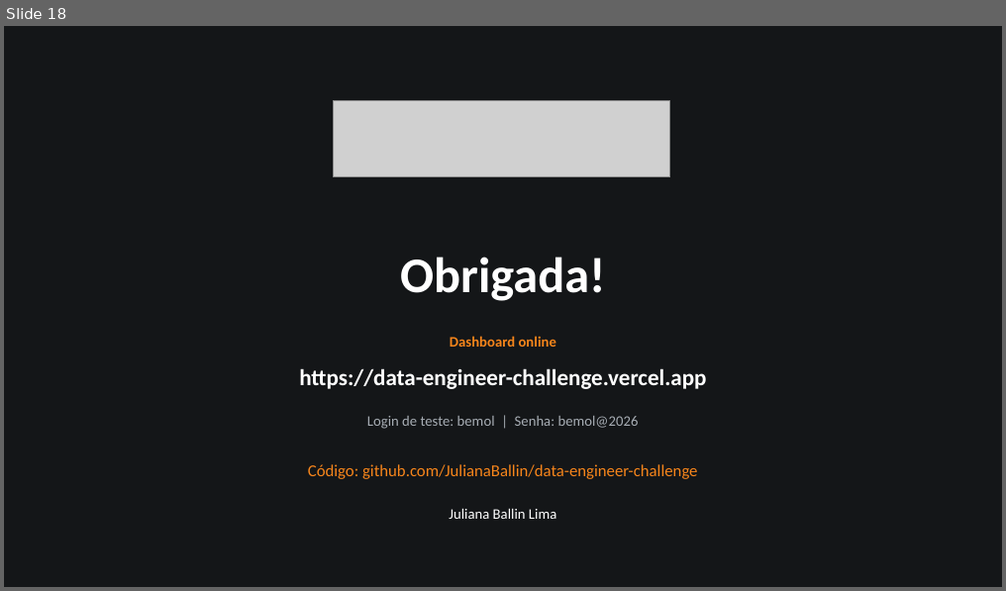
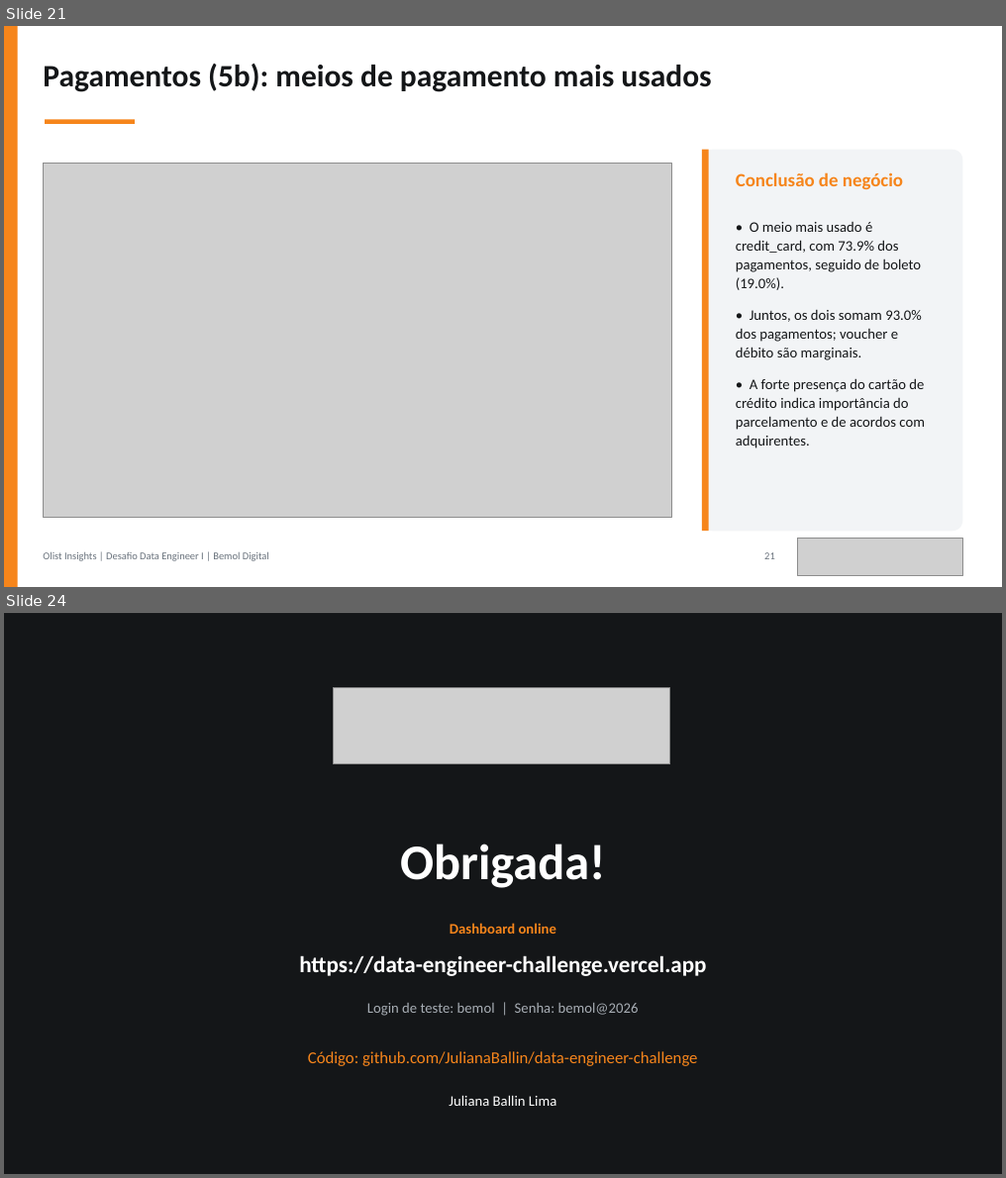
Before and after one commit to JulianaBallin/data-engineer-challenge, a slide deck: docs/apresentacao/apresentacao-olist.pptx. Shown one above the other, each under a label of ours: slide 18 before the commit, slides 21 and 24 after it; the slides between them are not shown. The pictures are 1006x591 and 1006x1178 pixels, drawn with LibreOffice and Linux fonts; fonts in the diff are those of the drawing; grey boxes stand for pictures. Boxes give left, top, right and bottom in pixels: in the first picture for what was removed or moved away, otherwise in the second. Text is boxed around its words. In the diff, an @@ line names an element or a change of style, - is before the commit and + after.

```diff
--- a/docs/apresentacao/apresentacao-olist.pptx
+++ b/docs/apresentacao/apresentacao-olist.pptx
@@ slide 21 added at [4, 26, 1002, 587], background #FFFFFF @@
@@ rectangle added at [4, 26, 18, 587], fill #F6851B @@
@@ text added at [43, 64, 711, 92], 30 pt, text #141618, bold @@
+Pagamentos (5b): meios de pagamento mais usados
@@ rectangle added at [45, 120, 135, 124], fill #F6851B @@
@@ picture added at [43, 164, 672, 517] @@
@@ rounded rectangle added at [702, 150, 962, 531], fill #F2F4F6 @@
@@ rectangle added at [702, 150, 709, 531], fill #F6851B @@
@@ text added at [736, 173, 903, 189], 18 pt, text #F6851B, bold @@
+Conclusão de negócio
@@ text added at [736, 222, 925, 449], 14 pt, text #141618 @@
+• O meio mais usado é credit_card, com 73.9% dos pagamentos, seguido de boleto (19.0%).
+• Juntos, os dois somam 93.0% dos pagamentos; voucher e débito são marginais.
+• A forte presença do cartão de crédito indica importância do parcelamento e de acordos com adquirentes.
@@ text added at [43, 553, 269, 562], 10 pt, text #6A737D @@
+Olist Insights | Desafio Data Engineer I | Bemol Digital
@@ text added at [764, 553, 775, 560], 10 pt, text #6A737D @@
+21
@@ picture added at [798, 539, 963, 576] @@
@@ what was slide 18 is now slide 24 @@
```
Also in this commit, not shown: 9 slides changed, 5 other slides added, 35 other files.
